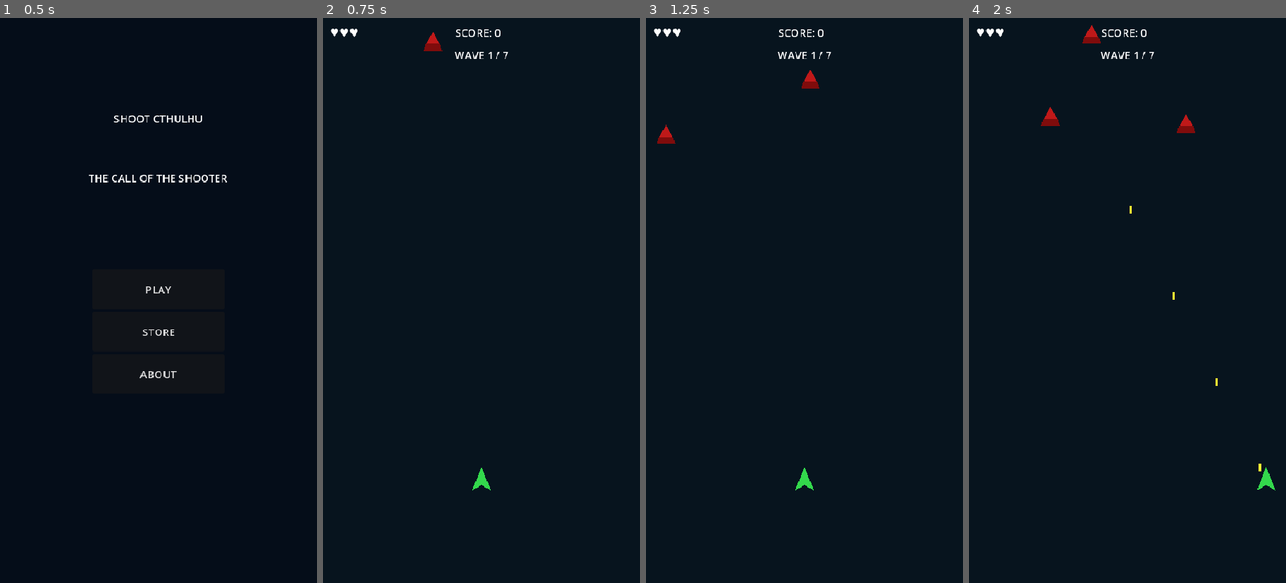
Above: before the commit, frames 1-4 (left to right).
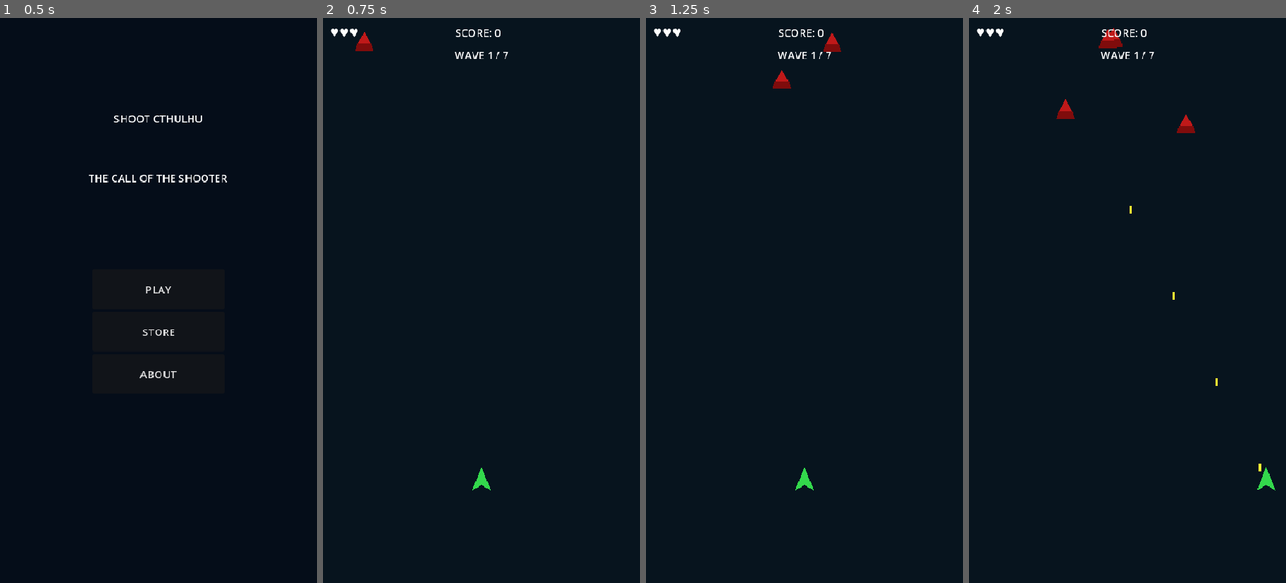
Above: after the commit, the same moments.

Repository: fjnavas78-web/chutucthulhu-shooter
Game: Godot game, scene res://scenes/main_menu/main_menu.tscn
Same seed, same stepped clock (60 frames per second), same inputs: the game is played once before the commit and once after it.
Inputs:
- Up to frame 1 (0.5 s): no input
- Up to frame 2 (0.75 s): click "PLAY" at 0.5 s
- Up to frame 3 (1.25 s): no input
- Up to frame 4 (2 s): hold Right (move_right) from 1.28 s (still down); hold Space (shoot) from 1.28 s (still down)

Frame 1 is identical in both runs. In frame 2, 0.2% of the frame differs, in the area x 10-38%, y 2-6%; in frame 3, 0.4%; in frame 4, 0.5%, in the area x 22-49%, y 1-20%.

Commit message:
Fix seed wave stuck + move to wave 4 + more vaults/buildings density
- seed.died uses lambda (base_boss.died has no params, _on_enemy_died expects int)
- Seed moved to wave 4
- hud.hide_boss_bar() added to avoid direct property access
- Wave density increased:
  W3: 6 cultists + 4 vaults + 1 building
  W4: seed + 2 cultists + 2 vaults
  W5: 7 cultists + 5 vaults + 3 buildings
  W6: formation(8) + 4 vaults + 2 buildings
  W7: 8 cultists + 6 vaults + 4 buildings

Co-Authored-By: Claude Sonnet 4.6 <noreply@anthropic.com>

Diff:
--- a/scripts/levels/level_01.gd
+++ b/scripts/levels/level_01.gd
@@ -15,11 +15,11 @@
 const SCREEN_W := 480.0
 const SCREEN_H := 854.0
 
-const SPAWN_POINTS := [
-	Vector2(60, 30), Vector2(160, 30), Vector2(240, 30),
-	Vector2(320, 30), Vector2(420, 30),
-	Vector2(20, 180), Vector2(460, 180)
+const SPAWN_TOP := [
+	Vector2(50, 30), Vector2(130, 30), Vector2(210, 30),
+	Vector2(290, 30), Vector2(370, 30), Vector2(440, 30)
 ]
+const SPAWN_SIDES := [Vector2(20, 160), Vector2(460, 160)]
 
 func _ready() -> void:
 	GameManager.score = 0
@@ -31,75 +31,103 @@
 	_run_level()
 
 func _run_level() -> void:
-	await _wave(1, 6, [], [])
+	# Wave 1 — cultistas libres
+	await _wave(1, 6, 0, 0)
 	await get_tree().create_timer(3.0).timeout
-	await _wave(2, 6, [0, 1], [])
+
+	# Wave 2 — cultistas + 2 bóvedas
+	await _wave(2, 6, 2, 0)
 	await get_tree().create_timer(3.0).timeout
-	await _wave_3_seed()
+
+	# Wave 3 — más densidad: cultistas + 4 bóvedas + 1 edificio
+	await _wave(3, 6, 4, 1)
+	await get_tree().create_timer(3.0).timeout
+
+	# Wave 4 — SEMILLA DE CTHULHU (especial)
+	await _wave_seed()
 	await get_tree().create_timer(4.0).timeout
-	await _wave(4, 7, [0, 2], [1])
+
+	# Wave 5 — cultistas + 5 bóvedas + 3 edificios
+	await _wave(5, 7, 5, 3)
 	await get_tree().create_timer(3.0).timeout
-	await _wave(5, 8, [0, 1, 2], [0, 2])
+
+	# Wave 6 — formación círculo + 4 bóvedas + 2 edificios
+	await _wave_formation()
 	await get_tree().create_timer(3.0).timeout
-	await _wave_formation(6)
-	await get_tree().create_timer(3.0).timeout
-	await _wave(7, 10, [0, 1, 2, 3], [0, 1, 2])
+
+	# Wave 7 — todo a la vez
+	await _wave(7, 8, 6, 4)
 	await get_tree().create_timer(4.0).timeout
+
 	_spawn_cthulhu()
 
-# wave: N free cultists + vault_idxs (spawn point indices) + building_idxs
-func _wave(num: int, cultists: int, vault_idxs: Array, building_idxs: Array) -> void:
+# Generic wave: cultists + N vaults scattered + M buildings
+func _wave(num: int, cultists: int, vaults: int, buildings: int) -> void:
 	hud.show_wave(num, 7)
 	_alive = 0
-	for i in cultists:
-		_spawn_cultist(SPAWN_POINTS.pick_random())
-		await get_tree().create_timer(0.5).timeout
-	for idx in vault_idxs:
-		_spawn_vault(SPAWN_POINTS[idx % SPAWN_POINTS.size()])
-	for idx in building_idxs:
+	for _i in cultists:
+		_spawn_cultist(SPAWN_TOP.pick_random())
+		await get_tree().create_timer(0.45).timeout
+	for _i in vaults:
+		var pos := SPAWN_TOP.pick_random()
+		_spawn_vault(pos + Vector2(randf_range(-20, 20), 0))
+	for _i in buildings:
 		_spawn_building(randf_range(40.0, SCREEN_W - 40.0))
 	while _alive > 0:
 		await get_tree().create_timer(0.5).timeout
 
-func _wave_3_seed() -> void:
-	hud.show_wave(3, 7)
+func _wave_seed() -> void:
+	hud.show_wave(4, 7)
 	hud.show_boss_bar("SEMILLA DE CTHULHU")
 	_alive = 0
-	# 3 cultists first
-	for i in 3:
-		_spawn_cultist(SPAWN_POINTS.pick_random())
-		await get_tree().create_timer(0.6).timeout
-	# Then seed
-	var seed := seed_scene.instantiate()
-	seed.died.connect(_on_enemy_died)
-	seed.health_changed.connect(hud.update_boss_health)
-	boss_container.add_child(seed)
-	seed.global_position = Vector2(SCREEN_W / 2.0, 140.0)
+
+	# 2 cultistas + 2 bóvedas de escolta
+	for _i in 2:
+		_spawn_cultist(SPAWN_TOP.pick_random())
+		await get_tree().create_timer(0.5).timeout
+	_spawn_vault(Vector2(80.0, 40.0))
+	_spawn_vault(Vector2(400.0, 40.0))
+
+	# Semilla
+	var seed_node := seed_scene.instantiate()
+	# base_boss.died emite sin parámetros → lambda
+	seed_node.died.connect(func(): _on_enemy_died(500))
+	seed_node.health_changed.connect(hud.update_boss_health)
+	boss_container.add_child(seed_node)
+	seed_node.global_position = Vector2(SCREEN_W / 2.0, 140.0)
 	_alive += 1
+
 	while _alive > 0:
 		await get_tree().create_timer(0.5).timeout
-	boss_container.visible = true  # reset
-	# hide boss bar
-	hud.boss_bar.hide()
-	hud.boss_label.hide()
 
-func _wave_formation(num: int) -> void:
-	hud.show_wave(num, 7)
+	hud.hide_boss_bar()
+
+func _wave_formation() -> void:
+	hud.show_wave(6, 7)
 	_alive = 0
-	if cultist_formation_scene == null:
-		await _wave(num, 8, [0, 2], [1])
-		return
-	var formation := cultist_formation_scene.instantiate()
-	formation.cultist_scene = cultist_scene
-	formation.count = 8
-	formation.break_y = 280.0
-	formation.all_died.connect(func(): _alive -= 8)
-	add_child(formation)
-	formation.global_position = Vector2(SCREEN_W / 2.0, -60.0)
-	_alive += 8
-	# also 2 vaults
-	_spawn_vault(SPAWN_POINTS[0])
-	_spawn_vault(SPAWN_POINTS[4])
+
+	# Círculo de cultistas
+	if cultist_formation_scene != null:
+		var f := cultist_formation_scene.instantiate()
+		f.cultist_scene = cultist_scene
+		f.count = 8
+		f.break_y = 260.0
+		# Cuando la formación rompe y todos mueren, descuenta los 8 de _alive
+		f.all_died.connect(func(): _alive = max(0, _alive - 8))
+		add_child(f)
+		f.global_position = Vector2(SCREEN_W / 2.0, -60.0)
+		_alive += 8
+	else:
+		for _i in 8:
+			_spawn_cultist(SPAWN_TOP.pick_random())
+			await get_tree().create_timer(0.3).timeout
+
+	# 4 bóvedas + 2 edificios acompañando
+	for pos in [Vector2(60,30), Vector2(180,30), Vector2(300,30), Vector2(420,30)]:
+		_spawn_vault(pos)
+	_spawn_building(randf_range(60.0, 200.0))
+	_spawn_building(randf_range(280.0, 420.0))
+
 	while _alive > 0:
 		await get_tree().create_timer(0.5).timeout
 
@@ -131,9 +159,9 @@
 	b.global_position = Vector2(x, SCREEN_H + 80.0)
 	_alive += 1
 
-func _on_enemy_died(_score: int) -> void:
+func _on_enemy_died(score: int) -> void:
 	_alive = max(0, _alive - 1)
-	GameManager.add_score(_score)
+	GameManager.add_score(score)
 
 func _spawn_cthulhu() -> void:
 	if cthulhu_scene == null:
--- a/scripts/ui/hud.gd
+++ b/scripts/ui/hud.gd
@@ -79,6 +79,10 @@
 	bar.modulate = Color.WHITE if active else Color(0.4, 0.4, 0.4)
 	lbl.text = ("BRAZO IZQ" if side == "left" else "BRAZO DER") if active else "REGENER..."
 
+func hide_boss_bar() -> void:
+	boss_bar.hide()
+	boss_label.hide()
+
 func show_game_over() -> void:
 	game_over_panel.show()
 
